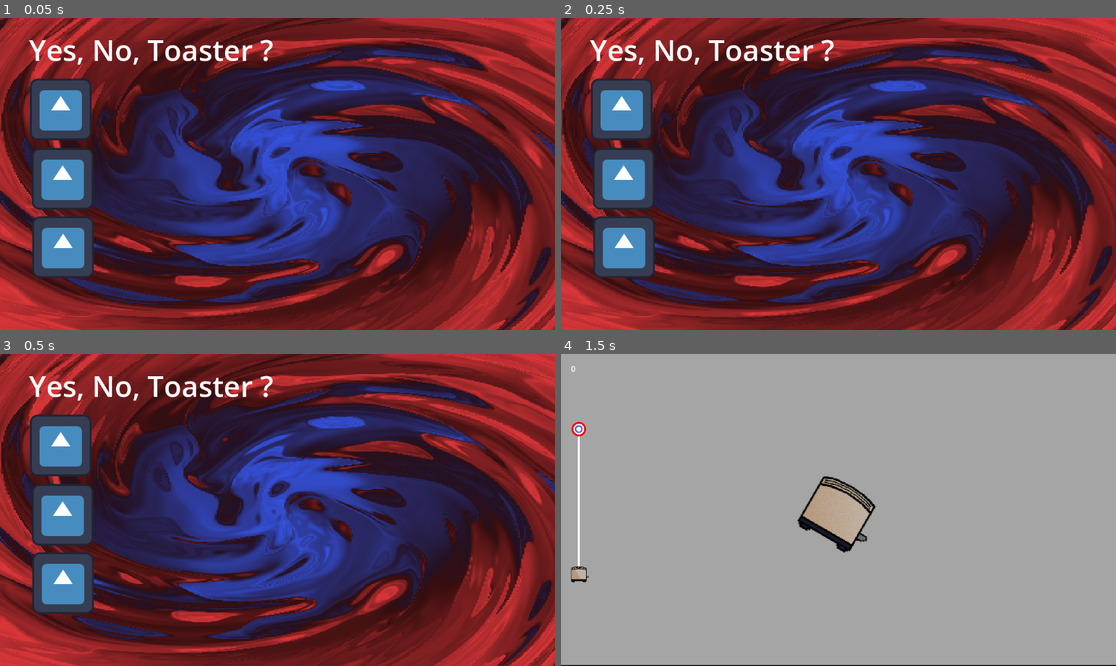
Above: before the commit, frames 1-4 (two rows, left to right).
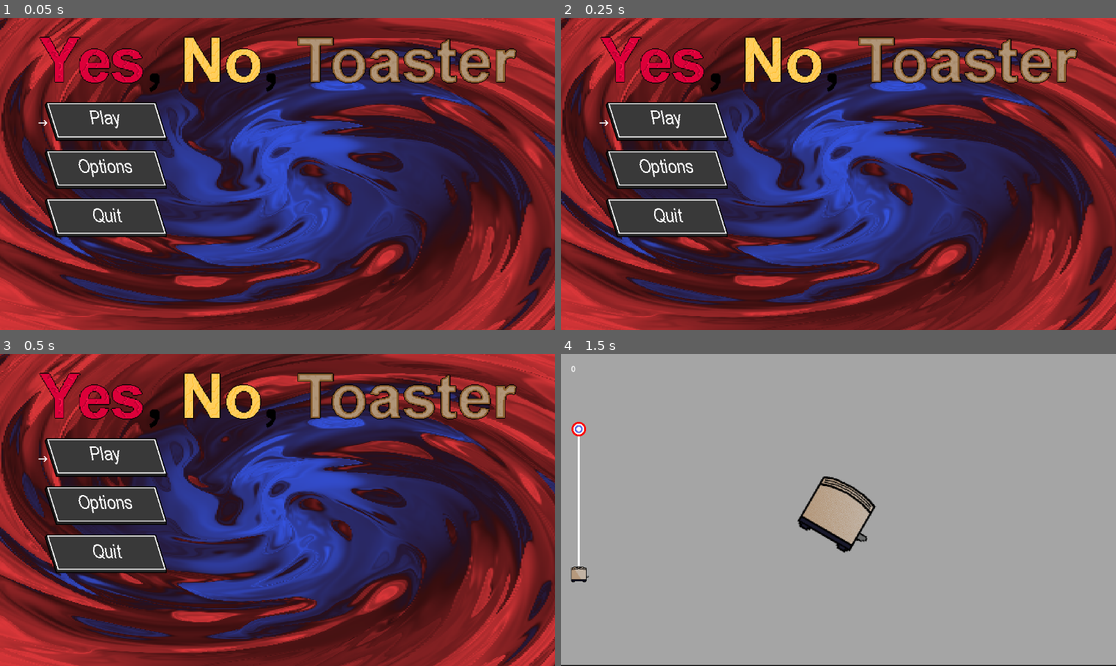
Above: after the commit, the same moments.

Repository: Venorrak/toast
Game: Godot game, scene res://Scenes/Scenes/main_menu.tscn
Two runs of this game, one before a commit and one after it. Both use one fixed random seed, a clock stepped at 60 frames per second and the inputs below. The engine's default icon, where the game draws it, is replaced by a stand-in: a white triangle on a blue panel in a dark square.
Inputs (mouse positions are in pixels of both pictures, inside the frame that each line leads up to; where the layout moved, square brackets give the same spot in the first picture):
- Up to frame 1 (0.05 s): no input
- Up to frame 2 (0.25 s): no input
- Up to frame 3 (0.5 s): no input
- Up to frame 4 (1.5 s): click (666, 506) [622, 516] at 0.5 s; click (666, 460) [622, 444] at 1.25 s

The runs differ from the first frame. In frame 1, 17% of the frame differs, in the area x 5-94%, y 6-84%; in frame 2, 17%; in frame 3, 17%; in frame 4, nothing differs.

Commit message:
added cool buttons and title to main-menu

Diff:
--- a/Code/Scripts/main_menu.gd
+++ b/Code/Scripts/main_menu.gd
@@ -3,17 +3,16 @@
 
 
 func _ready() -> void:
-	pass # Replace with function body.
+	$PlayButton.grab_focus()
 
 func _process(delta: float) -> void:
 	pass
 
-
-func _on_play_button_pressed() -> void:
+func _on_play_button_button_up() -> void:
 	get_tree().change_scene_to_file("res://Scenes/Scenes/world.tscn")
 
-func _on_options_button_pressed() -> void:
+func _on_options_button_button_up() -> void:
 	pass # Replace with function body.
 
-func _on_quit_button_pressed() -> void:
+func _on_quit_button_button_up() -> void:
 	get_tree().quit()
--- a/Code/Scripts/results_screen.gd
+++ b/Code/Scripts/results_screen.gd
@@ -6,6 +6,7 @@
 var blueScores
 
 func _ready() -> void:
+	$Control/mainMenuBtn.grab_focus()
 	var blues = BlueLabels.get_children()
 	for i in blues.size():
 		blues[i].text = str(blueScores[i])
--- a/Scenes/Scenes/main_menu.tscn
+++ b/Scenes/Scenes/main_menu.tscn
@@ -1,8 +1,15 @@
-[gd_scene load_steps=5 format=3 uid="uid://blcbbps2v7mab"]
+[gd_scene load_steps=12 format=3 uid="uid://blcbbps2v7mab"]
 
 [ext_resource type="Script" path="res://Code/Scripts/main_menu.gd" id="1_cg3m7"]
 [ext_resource type="Shader" path="res://Code/Shaders/background.gdshader" id="1_opprs"]
-[ext_resource type="Texture2D" uid="uid://dryay04ljkfi0" path="res://Rescources/2d/icon.svg" id="2_1gqkb"]
+[ext_resource type="Texture2D" uid="uid://3fhjqo2ic8yt" path="res://Rescources/2d/play-button.png" id="3_l17b2"]
+[ext_resource type="Texture2D" uid="uid://cdqt27dnovwt7" path="res://Rescources/2d/play-button-pressed.png" id="4_t1chk"]
+[ext_resource type="Texture2D" uid="uid://11mbnb1c0k2q" path="res://Rescources/2d/play-button-fucus.png" id="5_qf5vr"]
+[ext_resource type="Texture2D" uid="uid://cuk68o2kqr0j7" path="res://Rescources/2d/options-button.png" id="6_uj4rp"]
+[ext_resource type="Texture2D" uid="uid://dvw0f74ecfxxw" path="res://Rescources/2d/options-button-pressed.png" id="7_iw05l"]
+[ext_resource type="Texture2D" uid="uid://dsrkpd0arj5fw" path="res://Rescources/2d/quit-button.png" id="8_vxlgh"]
+[ext_resource type="Texture2D" uid="uid://f7l5eu4dbave" path="res://Rescources/2d/quit-button-pressed.png" id="9_kc1n4"]
+[ext_resource type="Texture2D" uid="uid://cs1cwk87qxnf3" path="res://Rescources/2d/title.png" id="10_lbdb5"]
 
 [sub_resource type="ShaderMaterial" id="ShaderMaterial_nfa6p"]
 shader = ExtResource("1_opprs")
@@ -36,40 +43,52 @@
 offset_bottom = 648.0
 
 [node name="Title" type="RichTextLabel" parent="."]
+visible = false
 texture_filter = 1
 layout_mode = 0
 offset_left = 27.0
 offset_top = 24.0
 offset_right = 602.0
-offset_bottom = 129.0
+offset_bottom = 138.0
 theme_override_font_sizes/normal_font_size = 60
 bbcode_enabled = true
 text = "[fill][center]Yes, No, Toaster ?[/center][/fill]"
 
 [node name="PlayButton" type="TextureButton" parent="."]
 layout_mode = 0
-offset_left = 62.0
-offset_top = 126.0
-offset_right = 190.0
-offset_bottom = 254.0
-texture_normal = ExtResource("2_1gqkb")
+offset_left = 80.0
+offset_top = 170.0
+offset_right = 368.0
+offset_bottom = 266.0
+texture_normal = ExtResource("3_l17b2")
+texture_pressed = ExtResource("4_t1chk")
+texture_focused = ExtResource("5_qf5vr")
 
 [node name="OptionsButton" type="TextureButton" parent="."]
 layout_mode = 0
-offset_left = 66.0
+offset_left = 80.0
 offset_top = 270.0
-offset_right = 194.0
-offset_bottom = 398.0
-texture_normal = ExtResource("2_1gqkb")
+offset_right = 368.0
+offset_bottom = 366.0
+texture_normal = ExtResource("6_uj4rp")
+texture_pressed = ExtResource("7_iw05l")
+texture_focused = ExtResource("5_qf5vr")
 
 [node name="QuitButton" type="TextureButton" parent="."]
 layout_mode = 0
-offset_left = 67.0
-offset_top = 412.0
-offset_right = 195.0
-offset_bottom = 540.0
-texture_normal = ExtResource("2_1gqkb")
+offset_left = 80.0
+offset_top = 370.0
+offset_right = 368.0
+offset_bottom = 466.0
+texture_normal = ExtResource("8_vxlgh")
+texture_pressed = ExtResource("9_kc1n4")
+texture_focused = ExtResource("5_qf5vr")
 
-[connection signal="pressed" from="PlayButton" to="." method="_on_play_button_pressed"]
-[connection signal="pressed" from="OptionsButton" to="." method="_on_options_button_pressed"]
-[connection signal="pressed" from="QuitButton" to="." method="_on_quit_button_pressed"]
+[node name="Sprite2D" type="Sprite2D" parent="."]
+position = Vector2(577, 117)
+scale = Vector2(1.59, 1.59)
+texture = ExtResource("10_lbdb5")
+
+[connection signal="button_up" from="PlayButton" to="." method="_on_play_button_button_up"]
+[connection signal="button_up" from="OptionsButton" to="." method="_on_options_button_button_up"]
+[connection signal="button_up" from="QuitButton" to="." method="_on_quit_button_button_up"]
Binary file added: Rescources/2d/options-button-pressed.png
Not shown, added: Rescources/2d/options-button-pressed.png.import
Binary file added: Rescources/2d/options-button.png
Not shown, added: Rescources/2d/options-button.png.import
Binary file added: Rescources/2d/play-button-fucus.png
Not shown, added: Rescources/2d/play-button-fucus.png.import
Binary file added: Rescources/2d/play-button-pressed.png
Not shown, added: Rescources/2d/play-button-pressed.png.import
Binary file added: Rescources/2d/play-button.png
Not shown, added: Rescources/2d/play-button.png.import
Binary file added: Rescources/2d/quit-button-pressed.png
Not shown, added: Rescources/2d/quit-button-pressed.png.import
(and 4 more such lines)
